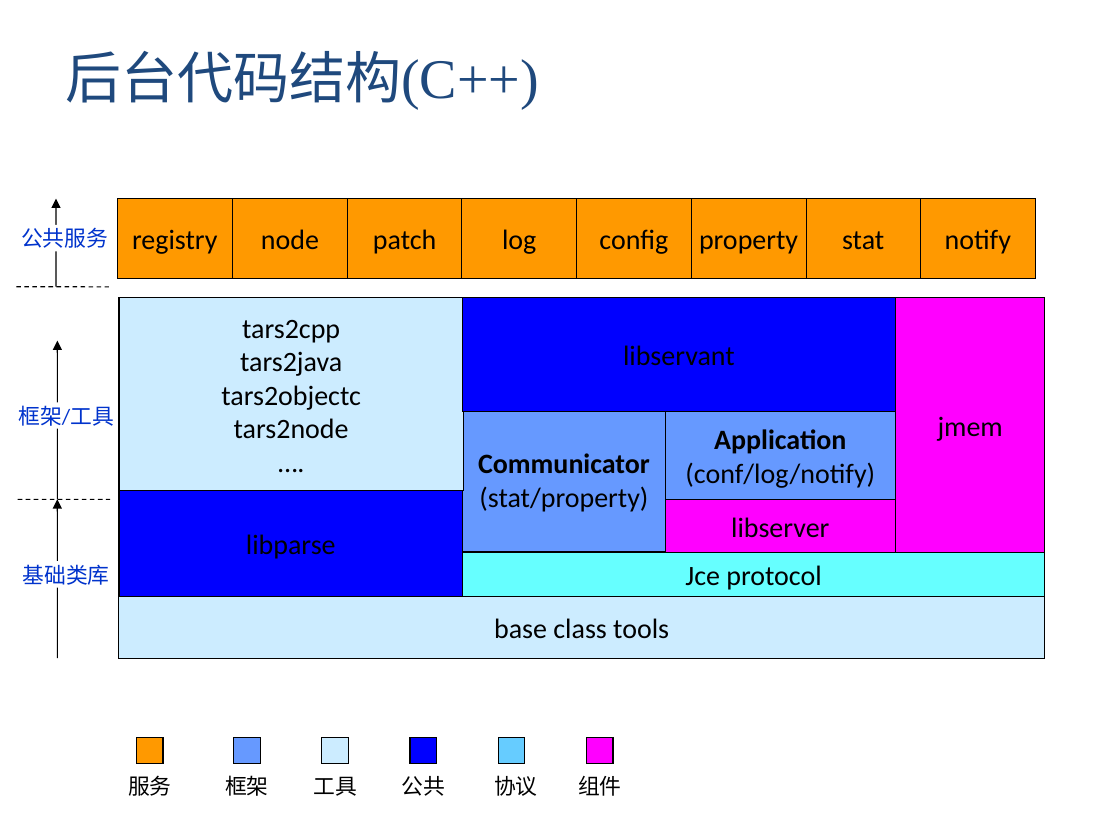
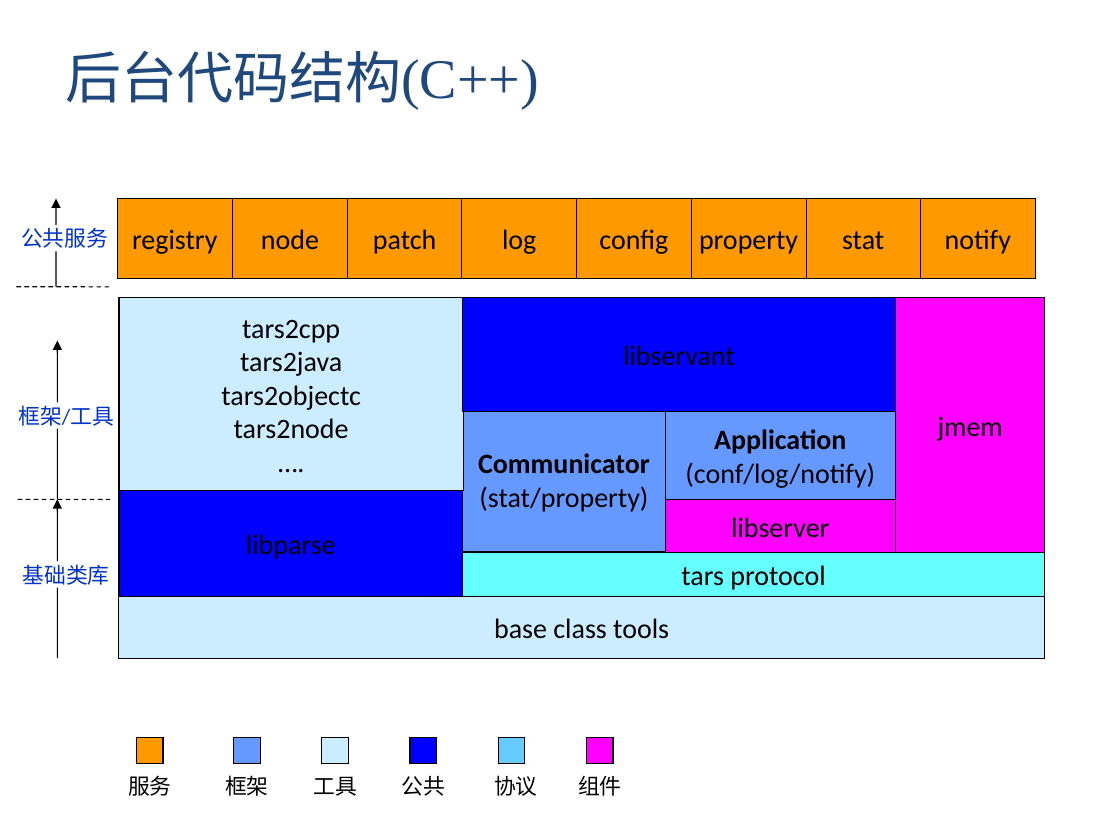
Before and after one commit to TarsCloud/TarsDocs, a slide deck: slide 8 of ppt/TARS.pptx. Drawn at 1120x840 pixels with LibreOffice and Linux fonts; fonts in the diff are those of the drawing. Boxes give left, top, right and bottom in pixels: in the first picture for what was removed or moved away, otherwise in the second. Text is boxed around its words. In the diff, an @@ line names an element or a change of style, - is before the commit and + after.

```diff
--- a/ppt/TARS.pptx
+++ b/ppt/TARS.pptx
@@ text in rectangle at (x1=681, y1=565, x2=825, y2=590): text changed @@
-Jce protocol
+tars protocol
```
Also in this commit, not shown: 3 other slides changed, 2 slides added.
